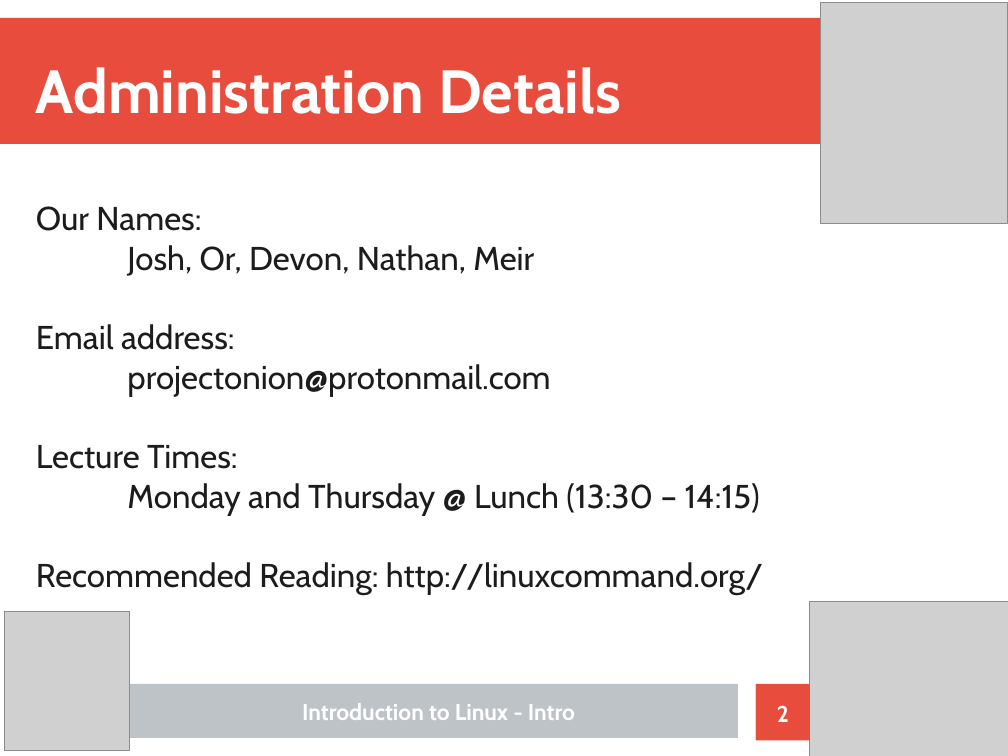
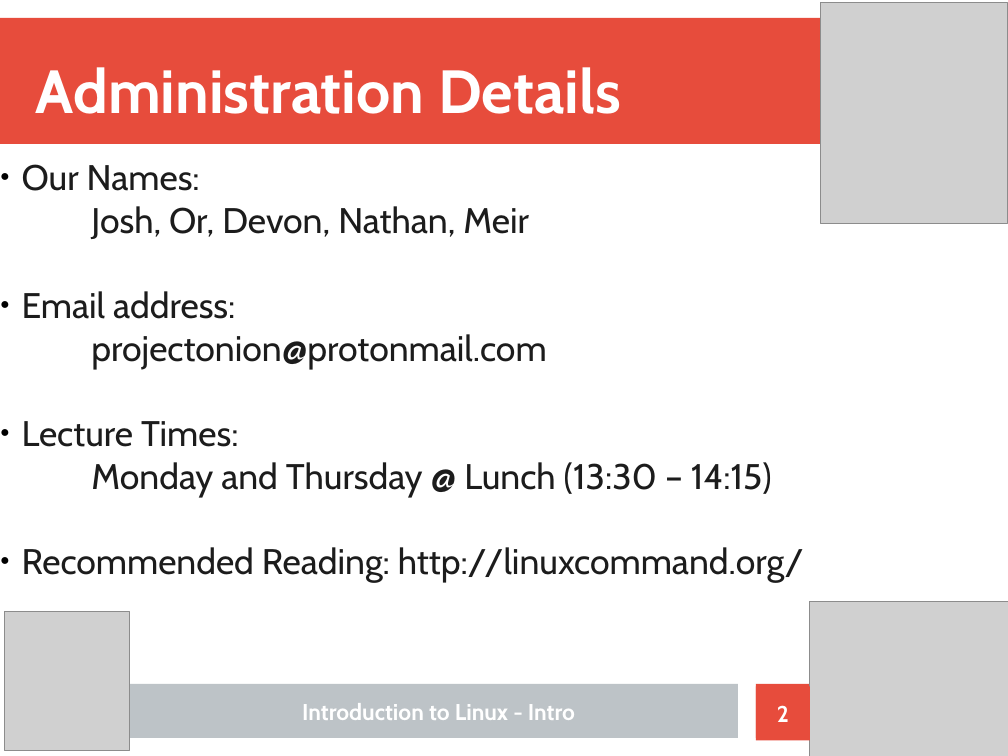
Before and after one commit to Nhlakanipho-Biyela/Intro_To_Linux_Course, a slide deck: slide 2 of Lecture_Slides/Linux_Tutorial_Format.odp. Drawn at 1008x756 pixels with LibreOffice and Linux fonts; fonts in the diff are those of the drawing; grey boxes stand for pictures. Boxes give left, top, right and bottom in pixels: in the first picture for what was removed or moved away, otherwise in the second. Text is boxed around its words. In the diff, an @@ line names an element or a change of style, - is before the commit and + after.

Commit message:
design changes to lecture 1 slides

```diff
--- a/Lecture_Slides/Linux_Tutorial_Format.odp
+++ b/Lecture_Slides/Linux_Tutorial_Format.odp
@@ subtitle "Our Names:" moved from (x1=36, y1=206, x2=763, y2=594) to (x1=22, y1=164, x2=804, y2=582) @@
@@ subtitle "Our Names:" at (x1=22, y1=164, x2=804, y2=582): size 26 to 28 pt; bullet none to ● @@
```
Also in this commit, not shown: 10 other slides changed, 1 other file.
